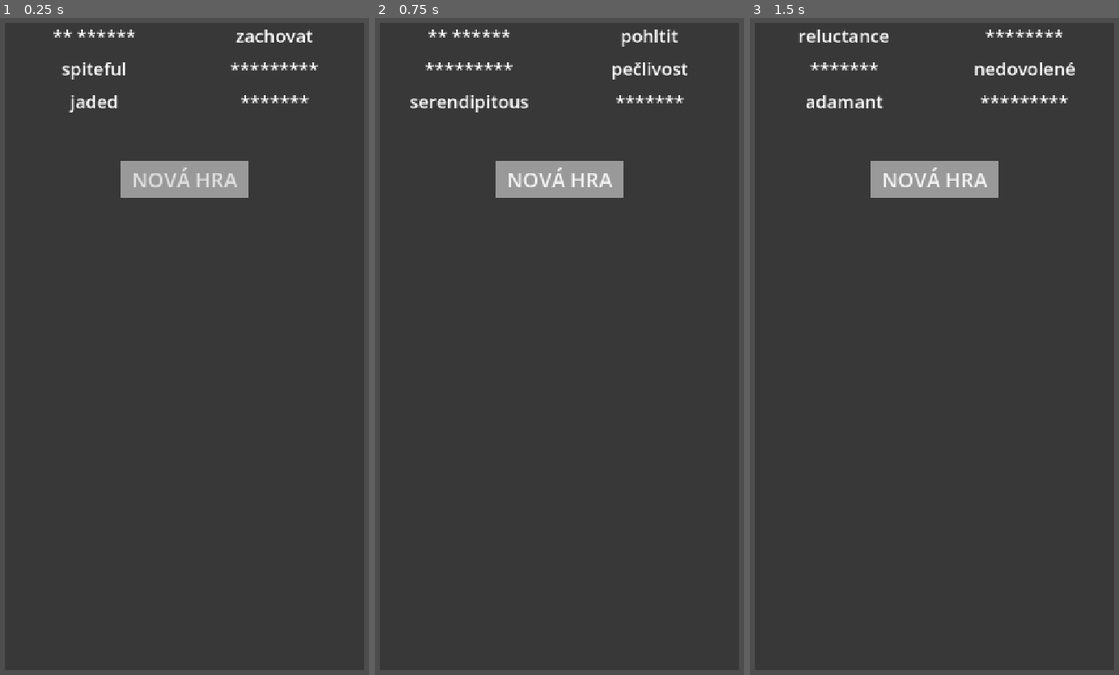
Above: before the commit, frames 1-3 (left to right).
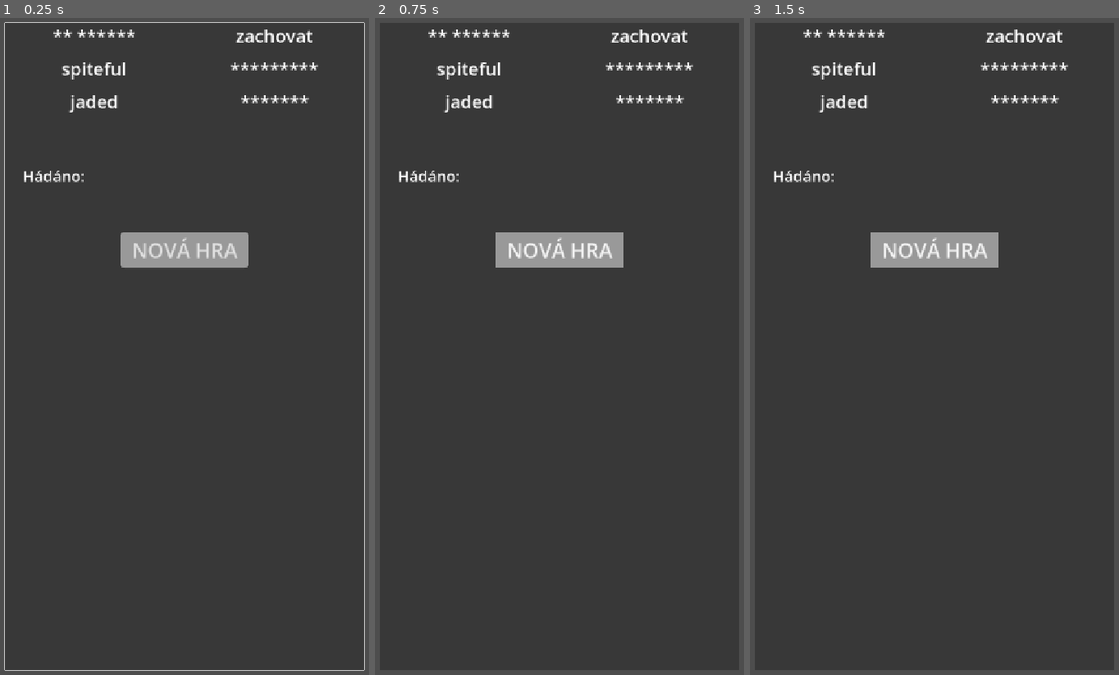
Above: after the commit, the same moments.

Repository: hyearchom/clueword
Game: Godot game, scene res://sceny/Hra.tscn
The game is run twice, just before and just after one commit, with the same random seed, the same clock (stepped at 60 frames per second) and the same inputs.
Inputs:
- Up to frame 1 (0.25 s): no input
- Up to frame 2 (0.75 s): click "NOVÁ HRA" at 0.5 s
- Up to frame 3 (1.5 s): click "NOVÁ HRA" at 1.25 s

The runs differ from the first frame. In frame 1, 4.6% of the frame differs, in the area x 1-99%, y 0-100%; in frame 2, 5.2%; in frame 3, 5.5%, in the area x 6-89%, y 1-38%.

Commit message:
V 0.5
Attempt to fix Android keyboard
Added section for guessed letters

Diff:
--- a/instance/indicie.gd
+++ /dev/null
@@ -1,19 +0,0 @@
-extends PanelContainer
-
-@onready var Pismeno: TextEdit = $Pismeno
-
-var hadanka: String
-
-func _ready() -> void:
-	Pismeno.text_changed.connect(omezit_zapis)
-	Pismeno.focus_entered.connect(vymazat_text)
-
-
-func omezit_zapis() -> void:
-	if not Pismeno.text:
-		return
-	Pismeno.text = Pismeno.text[0].capitalize()
-
-
-func vymazat_text() -> void:
-	Pismeno.clear()
--- a/instance/indicie.tscn
+++ /dev/null
@@ -1,41 +0,0 @@
-[gd_scene format=3 uid="uid://c387mgkjc8npx"]
-
-[ext_resource type="Script" uid="uid://dqoisksceam2l" path="res://instance/indicie.gd" id="1_oc12h"]
-
-[sub_resource type="StyleBoxFlat" id="StyleBoxFlat_oc12h"]
-bg_color = Color(0.2, 0.2, 0.2, 1)
-
-[sub_resource type="StyleBoxEmpty" id="StyleBoxEmpty_yxl2o"]
-
-[node name="Indicie" type="PanelContainer" unique_id=1087621633]
-z_index = 1
-offset_right = 50.0
-offset_bottom = 75.0
-size_flags_horizontal = 0
-size_flags_vertical = 0
-offset_transform_enabled = true
-mouse_filter = 2
-theme_override_styles/panel = SubResource("StyleBoxFlat_oc12h")
-script = ExtResource("1_oc12h")
-
-[node name="Ikona" type="Polygon2D" parent="." unique_id=755605963]
-modulate = Color(1, 0.36078432, 0.36078432, 1)
-position = Vector2(30, -9)
-polygon = PackedVector2Array(3.4054546, 6.597332, 8.405455, 37.597336, 16.405455, 37.597336, 22.405455, 4.597332)
-
-[node name="Tecka" type="Polygon2D" parent="Ikona" unique_id=1088861531]
-polygon = PackedVector2Array(6.8161926, 41.679592, 6.8161926, 50.679592, 16.816193, 50.679592, 16.816193, 41.679592)
-
-[node name="Pismeno" type="TextEdit" parent="." unique_id=1307836896]
-z_index = 2
-custom_minimum_size = Vector2(50, 75)
-layout_mode = 2
-size_flags_horizontal = 0
-size_flags_vertical = 0
-theme_override_font_sizes/font_size = 50
-theme_override_styles/normal = SubResource("StyleBoxEmpty_yxl2o")
-placeholder_text = "?"
-context_menu_enabled = false
-emoji_menu_enabled = false
-selecting_enabled = false
-drag_and_drop_selection_enabled = false
--- a/instance/linka.tscn
+++ /dev/null
@@ -1,8 +0,0 @@
-[gd_scene format=3 uid="uid://7ff6a413268l"]
-
-[node name="Linka" type="Line2D" unique_id=477299805]
-visible = false
-self_modulate = Color(1, 1, 1, 0.6862745)
-z_as_relative = false
-width = 8.0
-joint_mode = 2
--- a/sceny/slovo.tscn
+++ b/instance/slovo.tscn
@@ -1,6 +1,6 @@
 [gd_scene format=3 uid="uid://cr6vo1c5td7pw"]
 
-[ext_resource type="Script" uid="uid://kxglhqe1d5l0" path="res://sceny/slovo.gd" id="1_j8ahq"]
+[ext_resource type="Script" uid="uid://kxglhqe1d5l0" path="res://instance/slovo.gd" id="1_j8ahq"]
 
 [sub_resource type="LabelSettings" id="LabelSettings_nsmsb"]
 font_size = 35
--- a/instance/vrah.gd
+++ /dev/null
@@ -1,86 +0,0 @@
-extends Control
-
-var Databaze = preload("uid://dru12gn63xyxn")
-var Signaly = preload("uid://dsnr8er341thx")
-
-var barvy := [
-	"#dd5184",
-	"#a75699",
-	"#6c5994",
-	"#3e547b",
-	"#2f4858",
-	]
-var odstin: Color
-
-@onready var Odhaleno: Label = $Okraje/Dole/Udaje/Odhaleno
-@onready var Preklad: Label = $Okraje/Dole/Udaje/Preklad
-@onready var Ikona: Polygon2D = $Ikona
-@onready var Osa: Marker2D = $Osa
-var Linka: Line2D
-
-var hadanka := ""
-var soucasna_indicie: Object
-
-func _ready() -> void:
-	add_to_group(&"vrazi")
-	nastavit_barvu()
-	Signaly.indicie_vybrany.connect(pohyb)
-	Signaly.vrazi_vybrani.connect(vyznacit_bod)
-
-func nastavit_barvu() -> void:
-	odstin = Color(barvy[get_index()])
-	Ikona.color = odstin
-
-func registrovat_pismena() -> void:
-	Databaze.pridat_pismena(hadanka)
-
-func prideleni(slovo, zaznam) -> void:
-	hadanka = slovo
-	var hvezdy: String = ""
-	for znak in range(len(hadanka)):
-		hvezdy += "*"
-	Odhaleno.text = hvezdy
-	Preklad.text = zaznam["preklad"]
-	registrovat_pismena()
-
-func pohyb() -> void:
-	print(hadanka)
-	if Databaze.kolo < len(hadanka):
-		var nazev_cile = hadanka[Databaze.kolo].capitalize()
-		var cilova_indicie = Databaze.indicie[nazev_cile]
-		Linka.add_point(cilova_indicie.global_position +cilova_indicie.size /2)
-		overeni()
-		soucasna_indicie = cilova_indicie
-	else:
-		vyhodnoceni()
-		call_deferred(&"queue_free")
-
-func vyznacit_bod(pozice:=Vector2.ZERO) -> void:
-	if pozice:
-		Linka.add_point(pozice)
-	else:
-		Linka.add_point(Osa.global_position)
-
-func overeni() -> void:
-	var poradi_pismene := int(0)
-	for pismeno in hadanka:
-		var zadano = Databaze.indicie[pismeno.capitalize()].Pismeno.text
-		if zadano and pismeno.capitalize() == zadano:
-			Odhaleno.text[poradi_pismene] = pismeno.capitalize()
-		poradi_pismene += 1
-
-func vyhodnoceni() -> void:
-	overeni()
-	#overeni(hadanka[Databaze.kolo -1].capitalize(), soucasna_indicie, Databaze.kolo -1)
-	if not "*" in Odhaleno.text:
-		Databaze.skore += 1
-	else:
-		Databaze.zivoty -= 1
-	printt(Databaze.skore, Databaze.zivoty)
-
-
-func stisk() -> void:
-	Linka.visible = !Linka.visible
-
-func _exit_tree() -> void:
-	Linka.queue_free()
--- a/instance/vrah.tscn
+++ /dev/null
@@ -1,53 +0,0 @@
-[gd_scene format=3 uid="uid://ckleopg2441yi"]
-
-[ext_resource type="Script" uid="uid://15da2u6jrr8b" path="res://instance/vrah.gd" id="1_j1siq"]
-
-[sub_resource type="LabelSettings" id="LabelSettings_plrnn"]
-font_size = 20
-
-[node name="Vrah" type="Button" unique_id=107112508]
-custom_minimum_size = Vector2(100, 150)
-offset_right = 100.0
-offset_bottom = 150.0
-size_flags_horizontal = 3
-size_flags_vertical = 3
-script = ExtResource("1_j1siq")
-
-[node name="Okraje" type="MarginContainer" parent="." unique_id=1178926326]
-layout_mode = 0
-offset_right = 100.0
-offset_bottom = 150.0
-
-[node name="Dole" type="VBoxContainer" parent="Okraje" unique_id=617154381]
-layout_mode = 2
-alignment = 2
-
-[node name="Udaje" type="VBoxContainer" parent="Okraje/Dole" unique_id=2029896173]
-layout_mode = 2
-mouse_filter = 2
-
-[node name="Odhaleno" type="Label" parent="Okraje/Dole/Udaje" unique_id=76649296]
-custom_minimum_size = Vector2(0, 30)
-clip_contents = true
-layout_mode = 2
-text = "***"
-label_settings = SubResource("LabelSettings_plrnn")
-horizontal_alignment = 1
-
-[node name="Preklad" type="Label" parent="Okraje/Dole/Udaje" unique_id=247367258]
-layout_mode = 2
-text = "PES"
-label_settings = SubResource("LabelSettings_plrnn")
-horizontal_alignment = 1
-
-[node name="Ikona" type="Polygon2D" parent="." unique_id=1035560682]
-position = Vector2(0, 18)
-scale = Vector2(1.1, 1.1)
-color = Color(1, 0.36078432, 0.36078432, 1)
-polygon = PackedVector2Array(28, 48, 33.57155, 47.755753, 38.48802, 29.673965, 43.382034, 47.458466, 51, 48, 44, 24, 43.50797, 14.9505005, 54, 21, 55.818222, 24.779757, 68.041275, 29.434078, 60.95543, 20.08927, 56, 19, 45.45778, 10.390913, 41, 6, 40, 3, 42, 1, 42, -5, 40, -8, 32, -8, 30, -4, 30, 0, 32, 2, 32, 6, 28, 11, 13, 19, 9.217432, 21.899168, 10.132765, 24.111223, 14, 24, 29.436508, 14.9505005, 31.997986, 24.412632, 31, 32)
-uv = PackedVector2Array(28, 48, 36, 48, 39, 34, 41, 47, 51, 48, 44, 24, 44, 14, 54, 21, 51, 25, 65, 32, 58, 18, 56, 19, 46, 12, 41, 6, 40, 3, 42, 1, 42, -5, 40, -8, 32, -8, 30, -4, 30, 0, 32, 2, 32, 6, 28, 11, 13, 19, 8, 19, 9, 25, 14, 24, 28, 15, 31, 24, 31, 32)
-
-[node name="Osa" type="Marker2D" parent="." unique_id=727114283]
-position = Vector2(50, 0)
-
-[connection signal="pressed" from="." to="." method="stisk"]
--- a/sceny/Hadani.gd
+++ b/sceny/Hadani.gd
@@ -1,37 +1,55 @@
-extends Node
+extends LineEdit
 
 signal chyba
 signal vyhra
 
 var souhrn_odpovedi: Array
 
+@onready var Pouzite: Label = $"../Prvky/Dole/Stav/Pouzita/Pismena"
+
 func _ready() -> void:
 	aktivace(false)
-	zobrazit_klavesnici()
 
-
-func _unhandled_key_input(event: InputEvent) -> void:
-	var klavesa = event.as_text_key_label().to_lower()
-	if event.is_released():
-		for slovo: Node in get_tree().get_nodes_in_group(&"slova"):
-			var overeni = slovo.odhalit(klavesa)
-			souhrn_odpovedi.append(overeni)
-		_vyhodnotit_odpovedi()
-		souhrn_odpovedi.clear()
-		_overit_vyhru()
+#func _unhandled_key_input(event: InputEvent) -> void:
+	##var klavesa = event.as_text_key_label().to_lower()
+	#var klavesa: String
+	#if event.unicode != 0:
+		#klavesa = char(event.unicode)
+	#if event.is_pressed() and not event.is_echo():
+		#for slovo: Node in get_tree().get_nodes_in_group(&"slova"):
+			#var overeni = slovo.odhalit(klavesa)
+			#souhrn_odpovedi.append(overeni)
+		#_vyhodnotit_odpovedi()
+		#souhrn_odpovedi.clear()
+		#_overit_vyhru()
 
 
 func aktivace(stav:bool) -> void:
-	set_process_unhandled_key_input(stav)
+	#set_process_unhandled_key_input(stav)
+	if stav:
+		grab_focus()
 
-func zobrazit_klavesnici() -> void:
-	DisplayServer.virtual_keyboard_show(
-		"",                                   # existing text
-		Rect2(),                              # position (ignored on Android)
-		DisplayServer.KEYBOARD_TYPE_DEFAULT,  # or _NUMBER, _EMAIL_ADDRESS, ...
-		-1,                                   # max length (-1 = unlimited)
-		-1, -1                                # cursor start/end
-	)
+#func zobrazit_klavesnici() -> void:
+	#DisplayServer.virtual_keyboard_show(
+		#"",                                   # existing text
+		#Rect2(),                              # position (ignored on Android)
+		#DisplayServer.KEYBOARD_TYPE_DEFAULT,  # or _NUMBER, _EMAIL_ADDRESS, ...
+		#-1,                                   # max length (-1 = unlimited)
+		#-1, -1                                # cursor start/end
+	#)
+
+func _overit_pismeno(pismeno:String) -> void:
+	#print(pismeno)
+	text = ""
+	if not pismeno in Pouzite.text:
+		Pouzite.text += pismeno + " "
+	for slovo: Node in get_tree().get_nodes_in_group(&"slova"):
+		var overeni = slovo.odhalit(pismeno)
+		souhrn_odpovedi.append(overeni)
+	_vyhodnotit_odpovedi()
+	souhrn_odpovedi.clear()
+	_overit_vyhru()
+
 
 func _vyhodnotit_odpovedi() -> void:
 	if true in souhrn_odpovedi:
--- a/sceny/Hra.gd
+++ b/sceny/Hra.gd
@@ -1,7 +1,7 @@
 extends Node
 
 @onready var Mapa: MarginContainer = $Mapa
-@onready var Hadani: Node = $Hadani
+@onready var Hadani: Node = $Mapa/Hadani
 @onready var Stav: VBoxContainer = $Mapa/Prvky/Dole/Stav
 @onready var Chyby: Label = Stav.get_node(^"Chyby")
 @onready var Oznameni: Label = Stav.get_node(^"Oznameni")
--- a/sceny/Hra.tscn
+++ b/sceny/Hra.tscn
@@ -9,20 +9,24 @@
 font_size = 50
 font_color = Color(1, 0.36078432, 0.36078432, 1)
 
-[sub_resource type="StyleBoxFlat" id="StyleBoxFlat_j7enp"]
-
-[sub_resource type="StyleBoxFlat" id="StyleBoxFlat_imq26"]
+[sub_resource type="LabelSettings" id="LabelSettings_imq26"]
+font_size = 30
 
 [sub_resource type="LabelSettings" id="LabelSettings_j7enp"]
 font_size = 50
 outline_size = 2
 outline_color = Color(0.26666668, 0.26666668, 0.26666668, 1)
 
+[sub_resource type="StyleBoxFlat" id="StyleBoxFlat_j7enp"]
+corner_radius_top_left = 8
+corner_radius_top_right = 8
+corner_radius_bottom_right = 8
+corner_radius_bottom_left = 8
+
+[sub_resource type="StyleBoxFlat" id="StyleBoxFlat_imq26"]
+
 [node name="Hra" type="Node" unique_id=787140434]
 script = ExtResource("1_imq26")
-
-[node name="Hadani" type="Node" parent="." unique_id=778571409]
-script = ExtResource("2_cxnpc")
 
 [node name="Pozadi" type="ColorRect" parent="." unique_id=575812803]
 offset_left = 10.0
@@ -45,6 +49,11 @@
 theme_override_constants/margin_bottom = 10
 script = ExtResource("2_imq26")
 
+[node name="Hadani" type="LineEdit" parent="Mapa" unique_id=565892568]
+z_index = -1
+layout_mode = 2
+script = ExtResource("2_cxnpc")
+
 [node name="Prvky" type="VBoxContainer" parent="Mapa" unique_id=1965874803]
 clip_contents = true
 layout_mode = 2
@@ -64,16 +73,47 @@
 
 [node name="Stav" type="VBoxContainer" parent="Mapa/Prvky/Dole" unique_id=170100127]
 layout_mode = 2
+size_flags_horizontal = 3
 size_flags_vertical = 0
+theme_override_constants/separation = 10
 
-[node name="Chyby" type="Label" parent="Mapa/Prvky/Dole/Stav" unique_id=354746637 node_paths=PackedStringArray("Hadani")]
+[node name="Chyby" type="Label" parent="Mapa/Prvky/Dole/Stav" unique_id=1447657097 node_paths=PackedStringArray("Hadani")]
 layout_mode = 2
 label_settings = SubResource("LabelSettings_nsmsb")
 horizontal_alignment = 1
 script = ExtResource("4_j7enp")
-Hadani = NodePath("../../../../../Hadani")
+Hadani = NodePath("../../../../Hadani")
 
-[node name="Nova_hra" type="Button" parent="Mapa/Prvky/Dole/Stav" unique_id=1171116385]
+[node name="Pouzita" type="HBoxContainer" parent="Mapa/Prvky/Dole/Stav" unique_id=920881563]
+layout_mode = 2
+
+[node name="Mezera" type="Control" parent="Mapa/Prvky/Dole/Stav/Pouzita" unique_id=1830581555]
+custom_minimum_size = Vector2(30, 0)
+layout_mode = 2
+
+[node name="Popis" type="Label" parent="Mapa/Prvky/Dole/Stav/Pouzita" unique_id=354746637]
+layout_mode = 2
+text = "Hádáno:"
+label_settings = SubResource("LabelSettings_imq26")
+horizontal_alignment = 1
+
+[node name="Pismena" type="Label" parent="Mapa/Prvky/Dole/Stav/Pouzita" unique_id=125522149]
+layout_mode = 2
+text = " "
+label_settings = SubResource("LabelSettings_imq26")
+horizontal_alignment = 1
+
+[node name="Oznameni" type="Label" parent="Mapa/Prvky/Dole/Stav" unique_id=940126716]
+layout_mode = 2
+label_settings = SubResource("LabelSettings_j7enp")
+horizontal_alignment = 1
+uppercase = true
+
+[node name="NaStred" type="HBoxContainer" parent="Mapa/Prvky/Dole/Stav" unique_id=1142734582]
+layout_mode = 2
+alignment = 1
+
+[node name="Nova_hra" type="Button" parent="Mapa/Prvky/Dole/Stav/NaStred" unique_id=1646957082]
 custom_minimum_size = Vector2(250, 70)
 layout_mode = 2
 theme_override_font_sizes/font_size = 40
@@ -81,10 +121,4 @@
 theme_override_styles/hover = SubResource("StyleBoxFlat_imq26")
 text = "NOVÁ HRA"
 
-[node name="Oznameni" type="Label" parent="Mapa/Prvky/Dole/Stav" unique_id=940126716]
-layout_mode = 2
-label_settings = SubResource("LabelSettings_j7enp")
-horizontal_alignment = 1
-uppercase = true
-
-[connection signal="pressed" from="Mapa/Prvky/Dole/Stav/Nova_hra" to="." method="_nova_hra"]
+[connection signal="text_changed" from="Mapa/Hadani" to="Mapa/Hadani" method="_overit_pismeno"]
--- a/sceny/Linky.gd
+++ /dev/null
@@ -1,9 +0,0 @@
-extends Node2D
-
-const LINKA = preload("uid://7ff6a413268l")
-
-func pridat(odstin:Color) -> Line2D:
-	var linka = LINKA.instantiate()
-	add_child(linka)
-	linka.default_color = odstin
-	return linka
--- a/sceny/Stopy.gd
+++ /dev/null
@@ -1,39 +0,0 @@
-extends HFlowContainer
-
-var Databaze = preload("uid://dru12gn63xyxn")
-var Signaly = preload("uid://dsnr8er341thx")
-
-const INDICIE = preload("uid://c387mgkjc8npx")
-
-func _ready() -> void:
-	Signaly.vrazi_vybrani.connect(vybrat_pismena)
-
-
-func nahodne_rozlozeni_stop() -> void:
-	var max_vychylka := 45
-
-	for indicie in get_children():
-		var nahodny_vektor = Vector2i(
-		randi_range(-max_vychylka, max_vychylka),
-		randi_range(-max_vychylka, max_vychylka)
-		)
-		var vyhodnoceni := []
-		for osa in [0, 1]:
-			var podminka = (indicie.global_position[osa] + 2* nahodny_vektor[osa])
-			vyhodnoceni.append(podminka > 0 and podminka < get_size()[osa])
-		if not false in vyhodnoceni:
-			indicie.offset_transform_position = nahodny_vektor
-			indicie.Pismeno.offset_transform_position = nahodny_vektor
-
-func vybrat_pismena() -> void:
-	var vyber_pismen: Array = Databaze.pismena
-	for poradi in vyber_pismen.size():
-		var pismeno = vyber_pismen.pick_random()
-		vyber_pismen.erase(pismeno)
-		var indicie = INDICIE.instantiate()
-		indicie.hadanka = pismeno
-		add_child(indicie)
-		Databaze.indicie[pismeno] = indicie
-	await get_tree().process_frame
-	nahodne_rozlozeni_stop()
-	Signaly.indicie_vybrany.emit()
--- a/sceny/Ukoncit_kolo.gd
+++ /dev/null
@@ -1,7 +0,0 @@
-extends Button
-
-var Databaze = preload("uid://dru12gn63xyxn")
-
-func _stisk() -> void:
-	Databaze.kolo += 1
-	get_tree().call_group("vrazi", "pohyb")
--- a/sceny/Vrazi.gd
+++ /dev/null
@@ -1,31 +0,0 @@
-extends Control
-
-const VRAH = preload("uid://ckleopg2441yi")
-
-var Databaze = preload("uid://dru12gn63xyxn")
-var Signaly = preload("uid://dsnr8er341thx")
-
-@export var Linky: Node2D
-
-var priradit_slova: Dictionary
-
-#func _ready() -> void:
-	#vybrat_preklady(3)
-
-func vybrat_preklady(pocet:int) -> void:
-	priradit_slova = Databaze.slova
-	for poradi in pocet:
-		var vrah = VRAH.instantiate()
-		add_child(vrah)
-		var slovo_data = volba_slova()
-		priradit_slova.erase(slovo_data[0])
-		vrah.prideleni(slovo_data[0], slovo_data[1])
-		vrah.Linka = Linky.pridat(vrah.odstin)
-	await get_tree().process_frame
-	Signaly.vrazi_vybrani.emit()
-
-
-func volba_slova() -> Array:
-	var slovo = priradit_slova.keys()[randi_range(0, priradit_slova.size() -1)]
-	var zaznam = priradit_slova[slovo]
-	return [slovo, zaznam]
Not shown, removed: instance/indicie.gd.uid
Renamed: sceny/slovo.gd -> instance/slovo.gd
Renamed: sceny/slovo.gd.uid -> instance/slovo.gd.uid
Not shown, removed: instance/vrah.gd.uid
Not shown, removed: sceny/Linky.gd.uid
Not shown, removed: sceny/Stopy.gd.uid
Not shown, removed: sceny/Ukoncit_kolo.gd.uid
Not shown, removed: sceny/Vrazi.gd.uid
